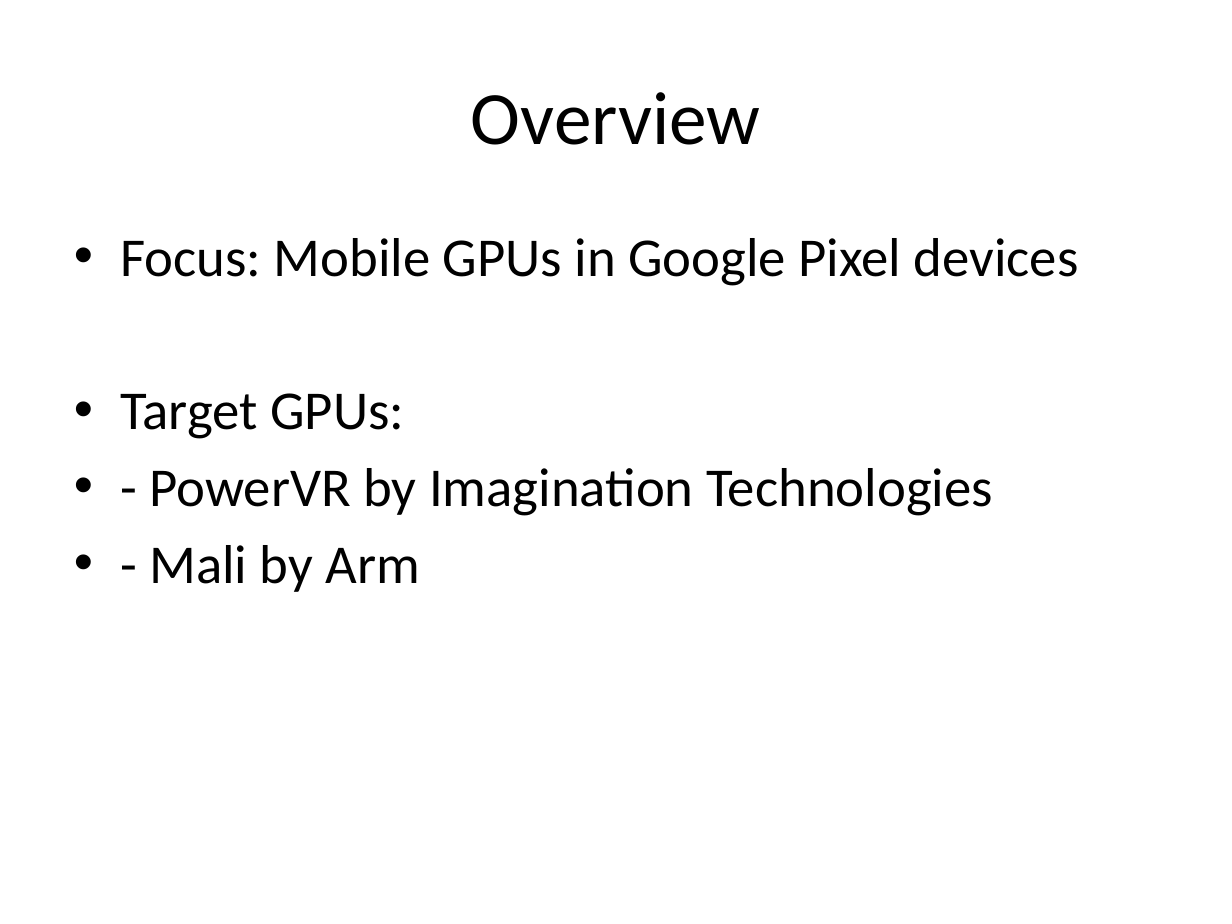
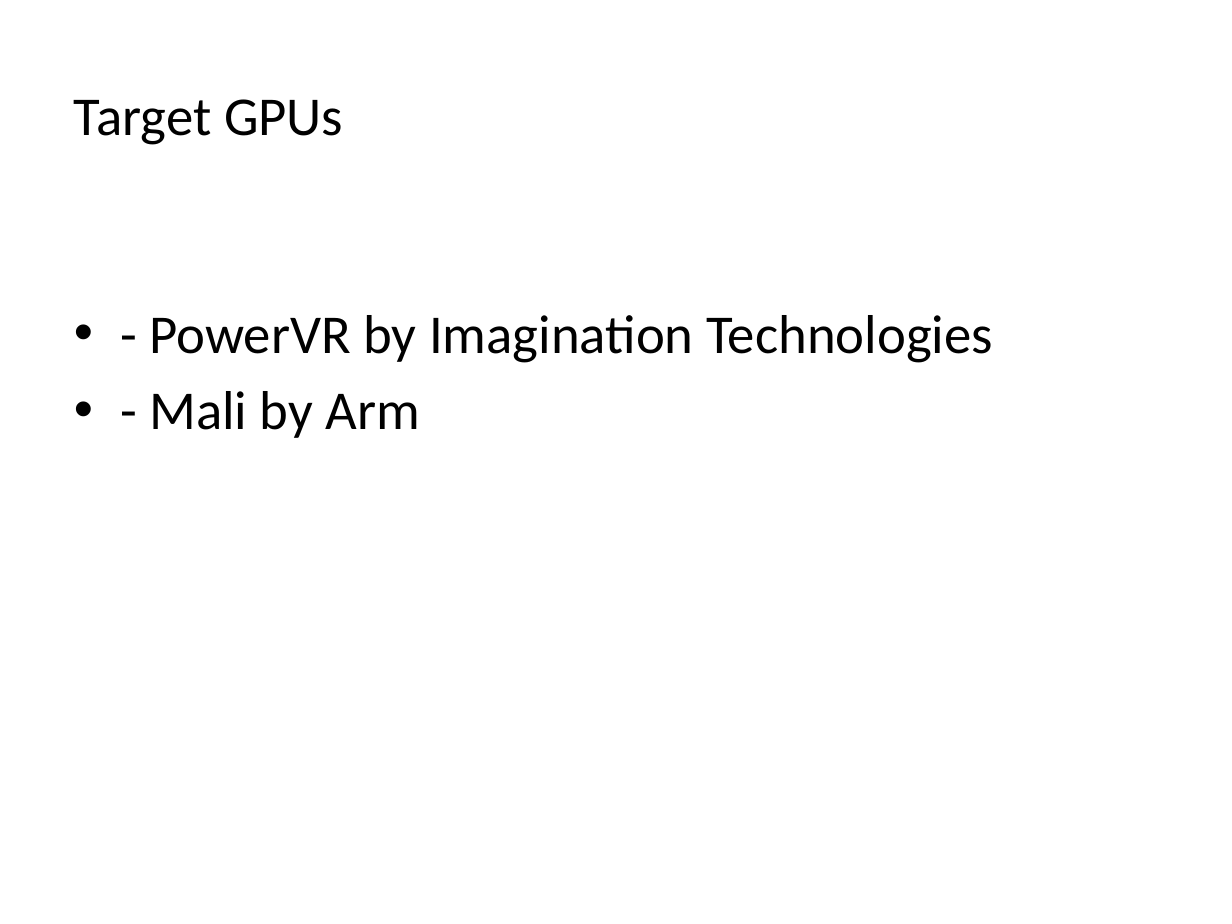
Before and after one commit to akumrao/gpubenchmark, a slide deck: slide 2 of doc/GPU_Benchmark_Pixel.pptx. Drawn at 1232x924 pixels with LibreOffice and Linux fonts; fonts in the diff are those of the drawing. Boxes give left, top, right and bottom in pixels: in the first picture for what was removed or moved away, otherwise in the second. Text is boxed around its words. In the diff, an @@ line names an element or a change of style, - is before the commit and + after.

Commit message:
added PowerVR_vs_Mali_GPU_Case_Study.pptx

```diff
--- a/doc/GPU_Benchmark_Pixel.pptx
+++ b/doc/GPU_Benchmark_Pixel.pptx
@@ text at [74,99,343,145]: text changed; size 44 to 32 pt @@
-Overview
+Target GPUs
@@ text "- PowerVR by Imagination Technologies" at [149,315,993,438]: indent changed @@
@@ text at [120,238,1079,439]: paragraphs removed @@
-• Focus: Mobile GPUs in Google Pixel devices
-• Target GPUs:
```
Also in this commit, not shown: 2 other slides changed, 2 slides added, 1 other file.
